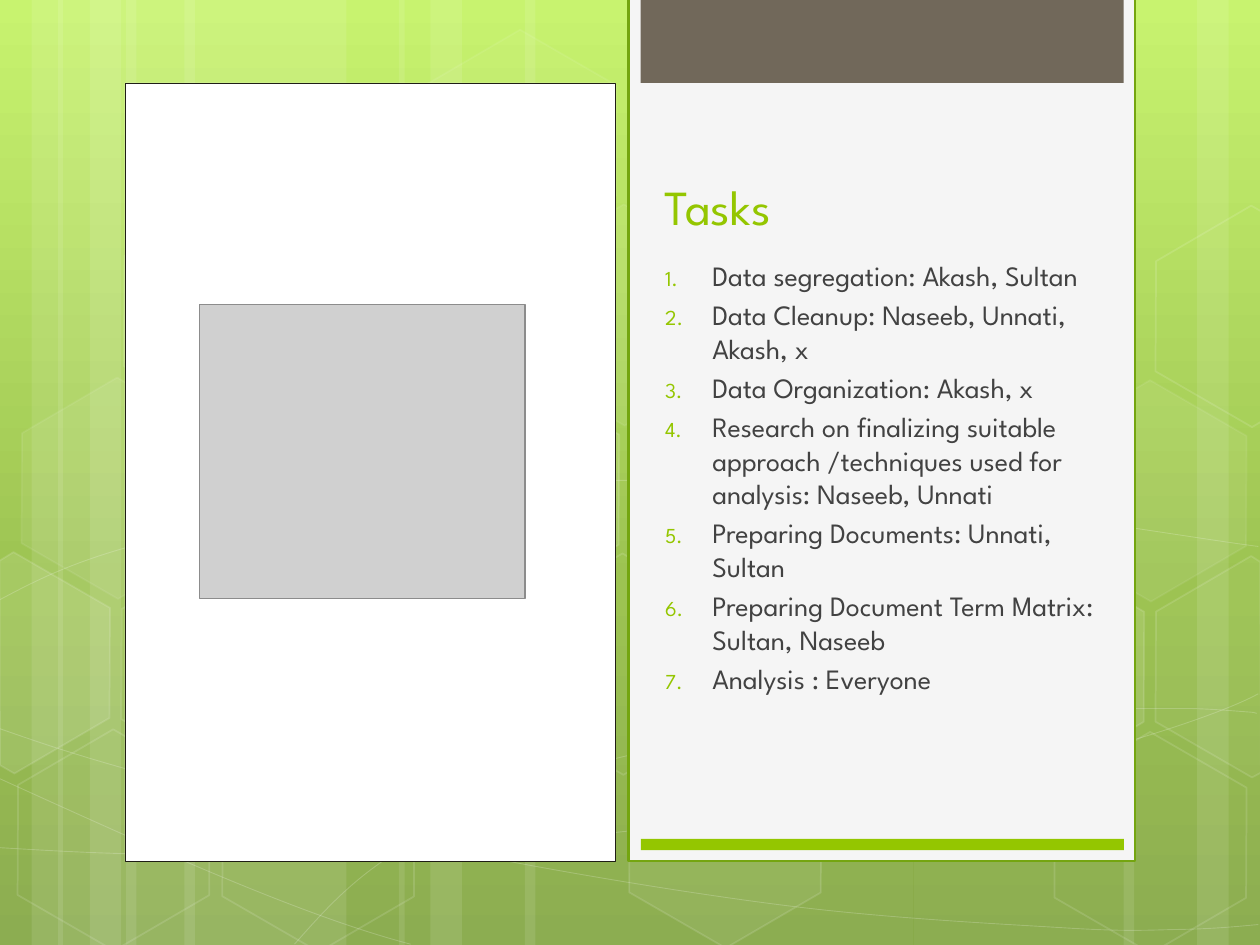
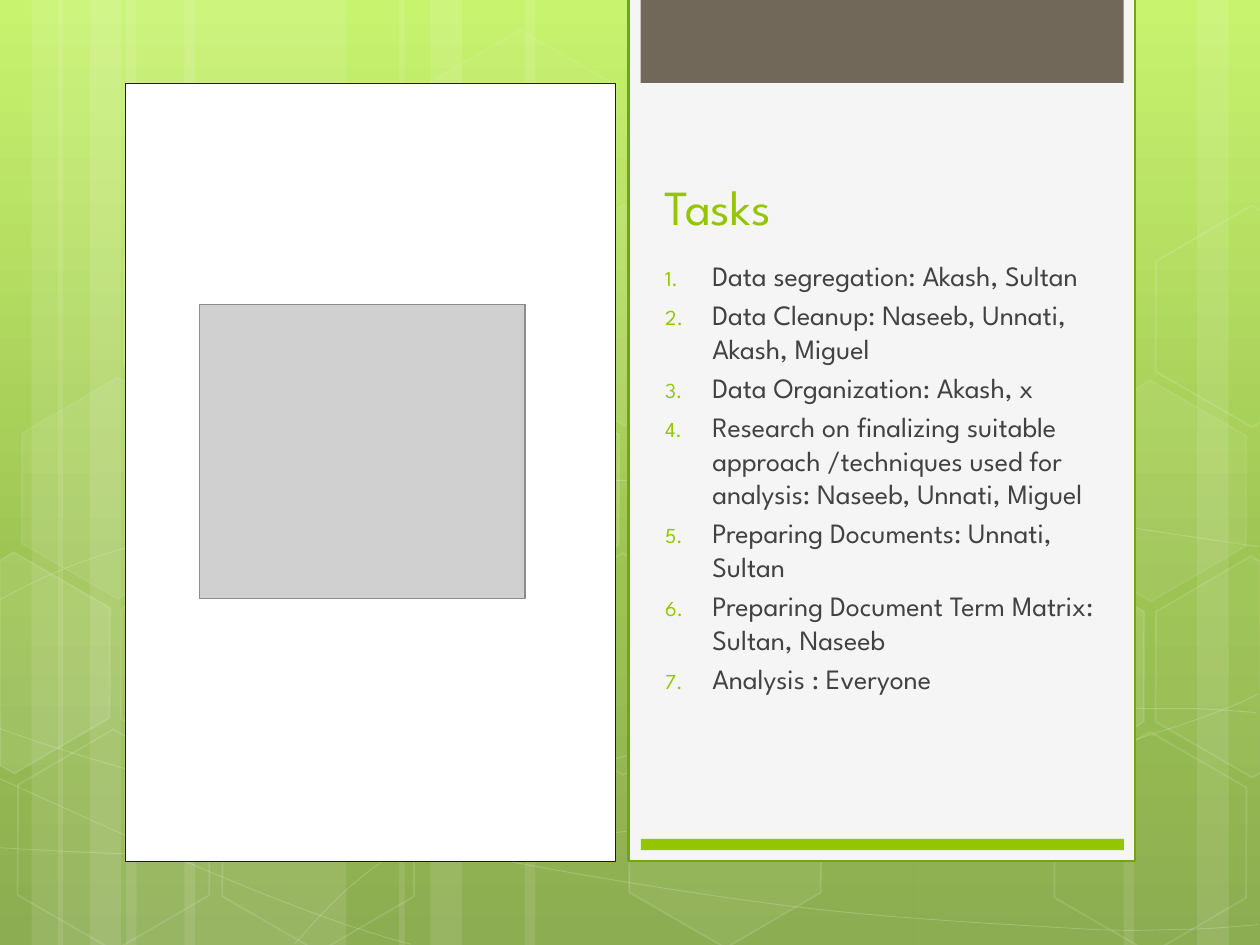
Before and after one commit to UNCG-CSE/Budget_Text_Analysis, a slide deck: slide 8 of doc/Project Review 1.pptx. Drawn at 1260x945 pixels with LibreOffice and Linux fonts; fonts in the diff are those of the drawing; grey boxes stand for pictures. Boxes give left, top, right and bottom in pixels: in the first picture for what was removed or moved away, otherwise in the second. Text is boxed around its words. In the diff, an @@ line names an element or a change of style, - is before the commit and + after.

```diff
--- a/doc/Project Review 1.pptx
+++ b/doc/Project Review 1.pptx
@@ text at [712,305,1065,365]: text changed @@
-2. Data Cleanup: Naseeb, Unnati, Akash, x
+2. Data Cleanup: Naseeb, Unnati, Akash, Miguel
@@ text at [712,417,1083,510]: text changed @@
-4. Research on finalizing suitable approach /techniques used for analysis: Naseeb, Unnati
+4. Research on finalizing suitable approach /techniques used for analysis: Naseeb, Unnati, Miguel
```
Also in this commit, not shown: 2 other slides changed.
